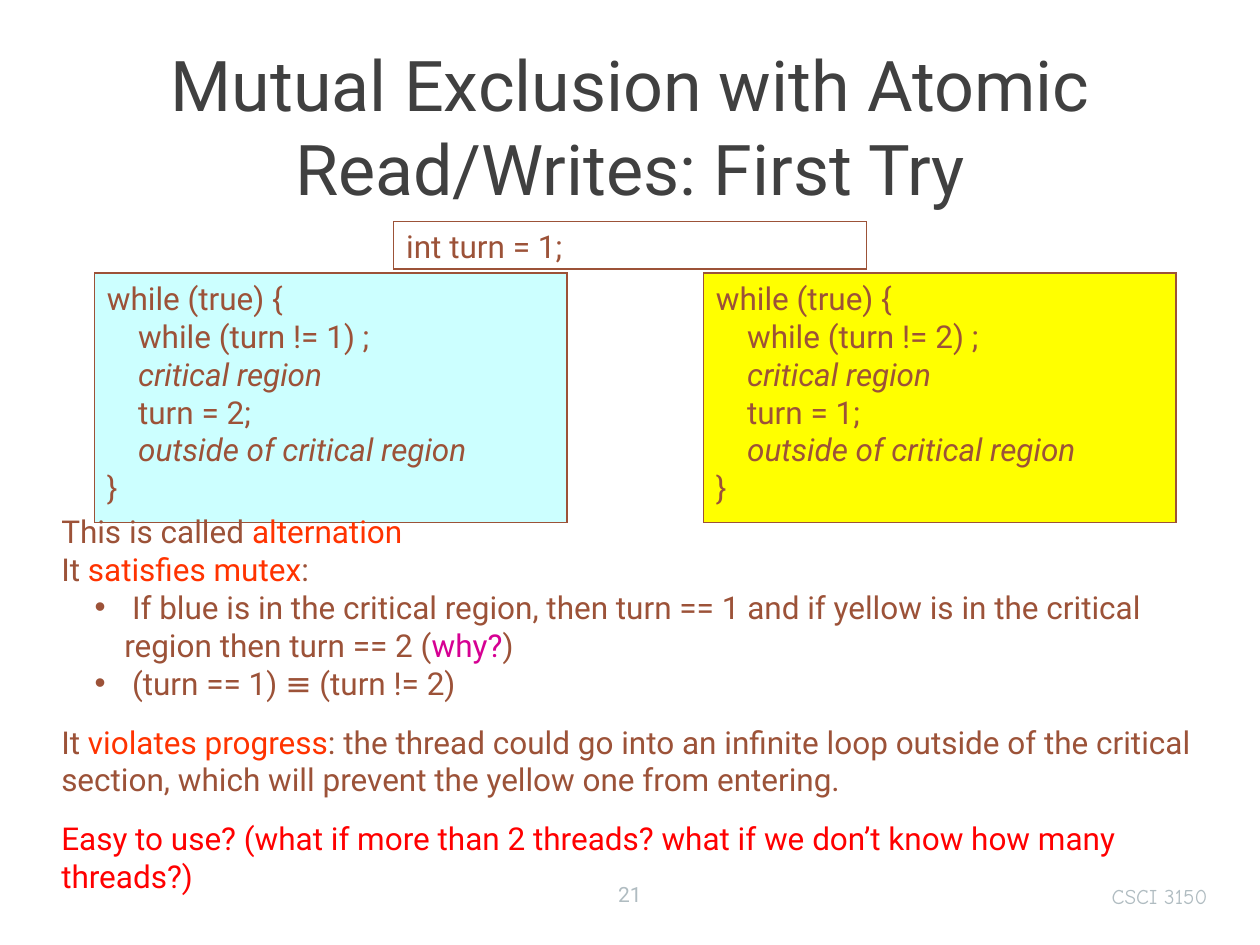
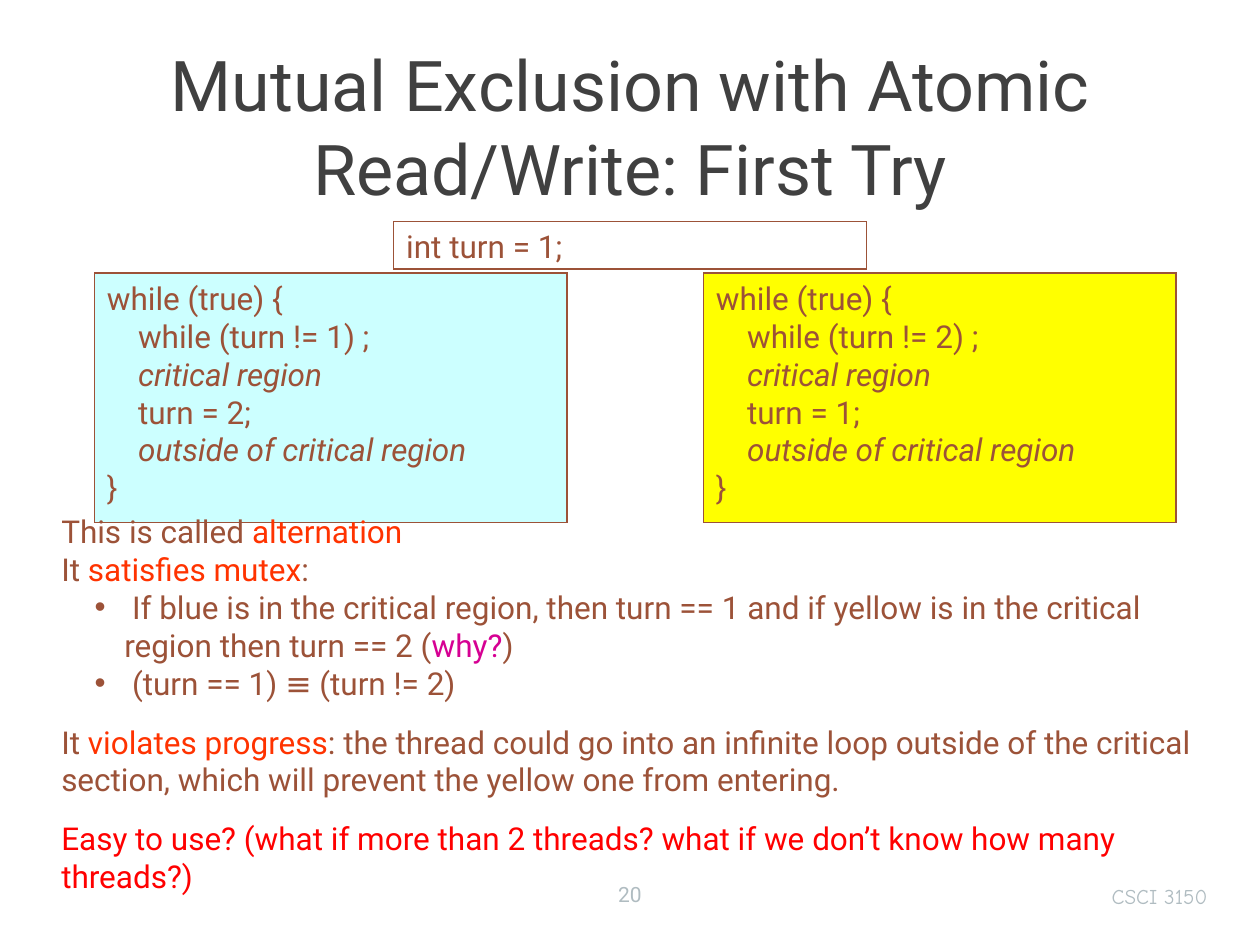
Before and after one commit to henryhxu/CSCI3150, a slide deck: slide 20 of lecture/lec5_sync.pptx (slide 21 before the commit). Drawn at 1260x945 pixels with LibreOffice and Linux fonts; fonts in the diff are those of the drawing. Boxes give left, top, right and bottom in pixels: in the first picture for what was removed or moved away, otherwise in the second. Text is boxed around its words. In the diff, an @@ line names an element or a change of style, - is before the commit and + after.

```diff
--- a/lecture/lec5_sync.pptx
+++ b/lecture/lec5_sync.pptx
@@ title at (x1=171, y1=58, x2=1089, y2=210): text changed @@
-Mutual Exclusion with Atomic Read/Writes: First Try
+Mutual Exclusion with Atomic Read/Write: First Try
@@ page number at (x1=618, y1=887, x2=642, y2=902): text changed @@
-21
+20
```
Also in this commit, not shown: 3 other slides changed, 1 slide removed, 1 other file.
